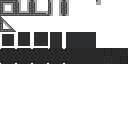
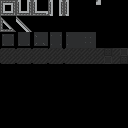
The second w=128, h=128 image is a revision of the first. Changes to its layers:
painted on "hull inside" over [16, 17, 31, 32]
painted on "parts.png" over [16, 16, 32, 32]
showed "Layer" over [0, 0, 128, 128]
